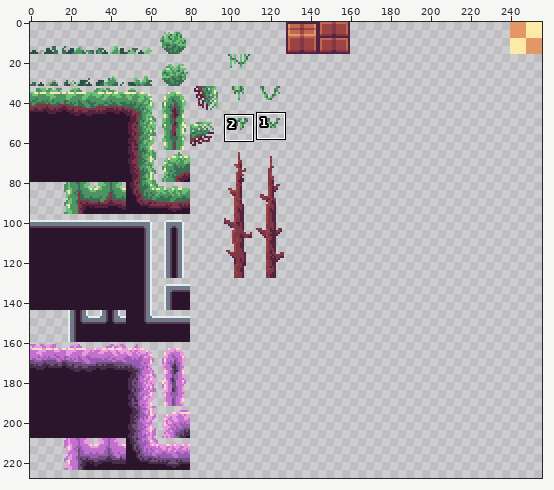
Sprite sheet: Witchlight Woods/Assets/Levels/witchscene.png. The first picture is a wide view before the edit; the outline marks the close-up.
Close-up. Old version:
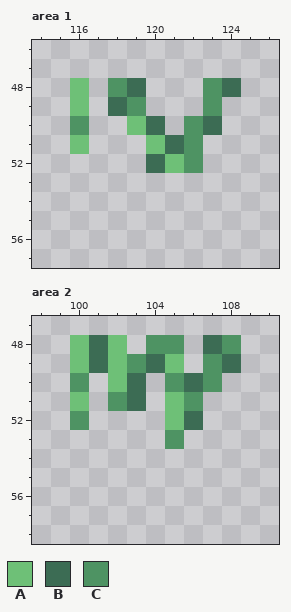
The file is 256x256 pixels. Shown: area 1: x 114..126, y 46..57; area 2: x 98..110, y 47..58. The wide view leaves out empty margins. The commit also changed other parts of the picture, which this record leaves out.
Palette (. is transparent): A #6ec077  B #3c6c54  C #4e9363
Pixels before, area 1, first column x 116:
48 A.CB...CB
49 A.BC...C.
50 C..AB.CB.
51 A...ABC..
52 ....BAC..
Pixels before, area 2, first column x 100:
48 ABA.CC.BC
49 ABACBA.CB
50 C.AB.CBC.
51 A.CB.AC..
52 C....AB..
53 .....C...
The result:
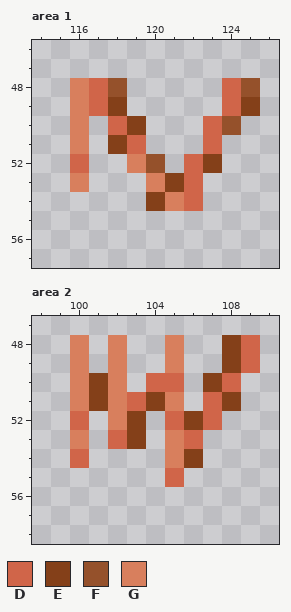
Colours new in this view: D #d06549  E #844019  F #95512b  G #d87f5d
Difference:
Changed rows in their new state; - is an unchanged pixel.
Area 1:
first column x 116:
48 GDF.---.DF
49 GDE.---.DE
50 G-DE.-.DF-
51 G-ED...D--
52 D--GF.DE--
53 G---GED---
54 ----EGD---
Area 2:
first column x 100:
48 G.G-.G-.ED
49 G.G..G-.ED
50 GEG.DD.ED-
51 GEGDEG.DE-
52 D-GE-DED--
53 G-DE-GD---
54 D----GE---
55 -----D----
Boxes around the changes in both close-ups, in picture pixels (x1, y1, x2, y2):
changed: (70, 78, 260, 211)
changed: (70, 335, 260, 487)
